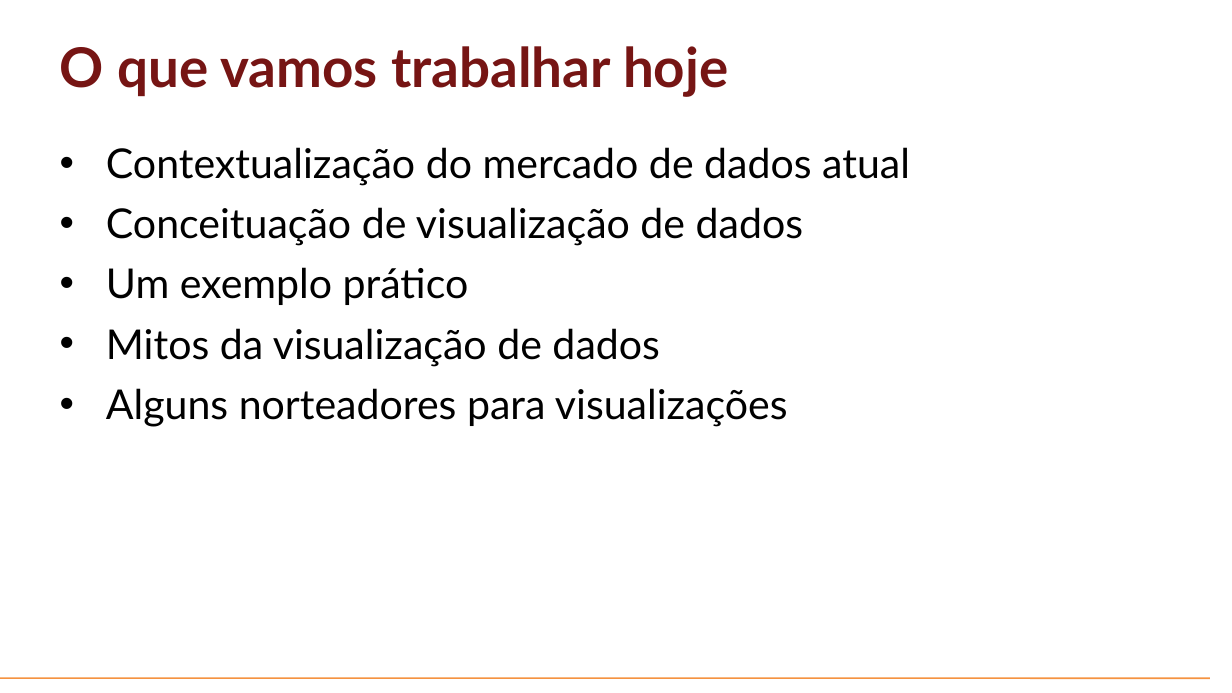
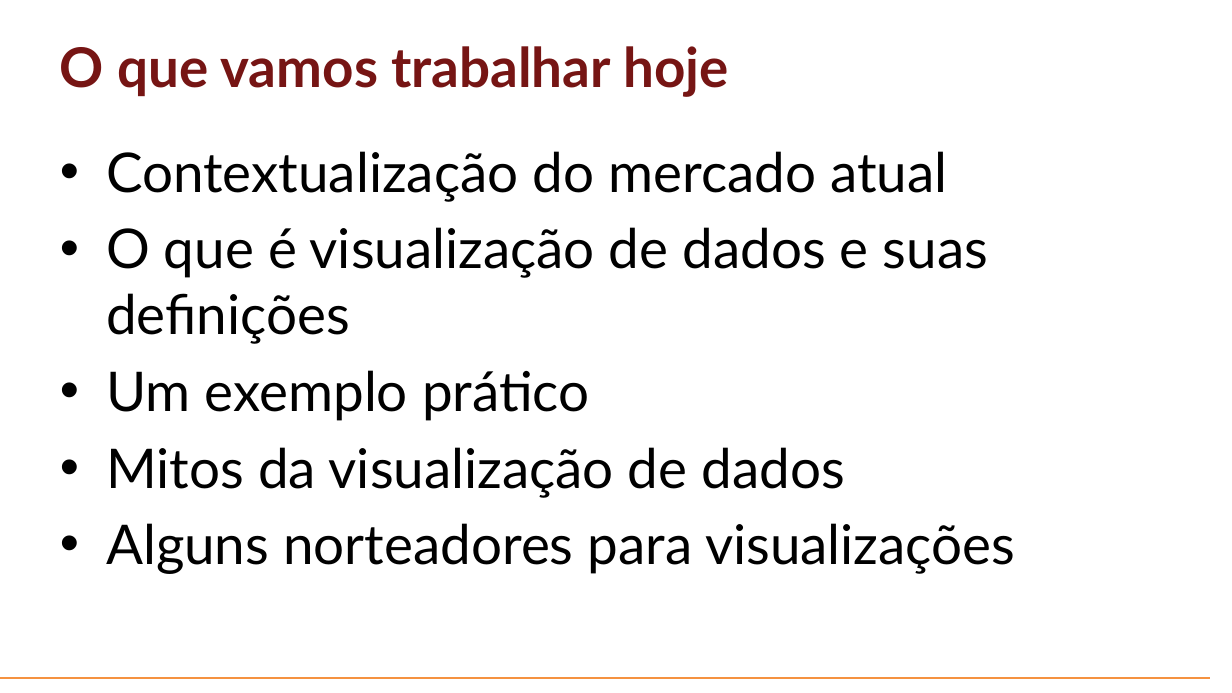
Before and after one commit to mikael04/aulas-profortec-datavis, a slide deck: slide 2 of Aulas/Aula-01-Intro-Vis.pptx. Drawn at 1232x693 pixels with LibreOffice and Linux fonts; fonts in the diff are those of the drawing; background and template pictures are left out. Boxes give left, top, right and bottom in pixels: in the first picture for what was removed or moved away, otherwise in the second. Text is boxed around its words. In the diff, an @@ line names an element or a change of style, - is before the commit and + after.

Commit message:
Alterando aula 1 para pptx; Adicionando Atividade 1;

```diff
--- a/Aulas/Aula-01-Intro-Vis.pptx
+++ b/Aulas/Aula-01-Intro-Vis.pptx
@@ text at <box>106,151,988,344</box>: text changed; size 24 to 32 pt @@
-• Contextualização do mercado de dados atual
-• Conceituação de visualização de dados
+• Contextualização do mercado atual
+• O que é visualização de dados e suas definições
@@ text at <box>106,370,1015,574</box>: size 24 to 32 pt in "Um exemplo prático", "Mitos da visualização de dados", "Alguns norteadores para visualizações" @@
```
Also in this commit, not shown: 9 other slides changed, 2 slides added, 1 slide removed, 8 other files.
